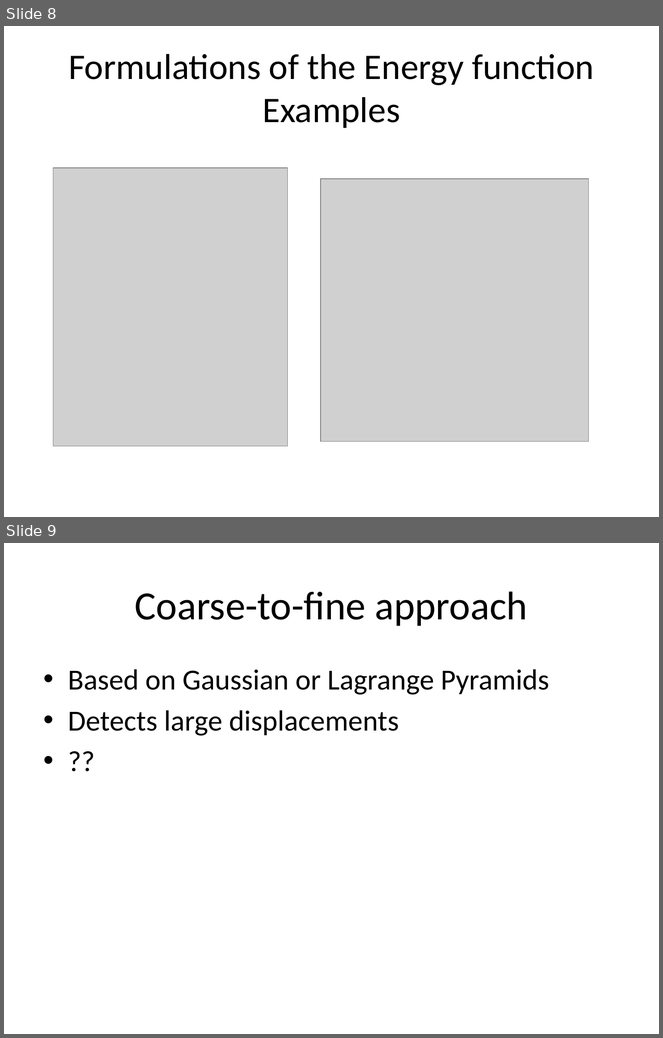
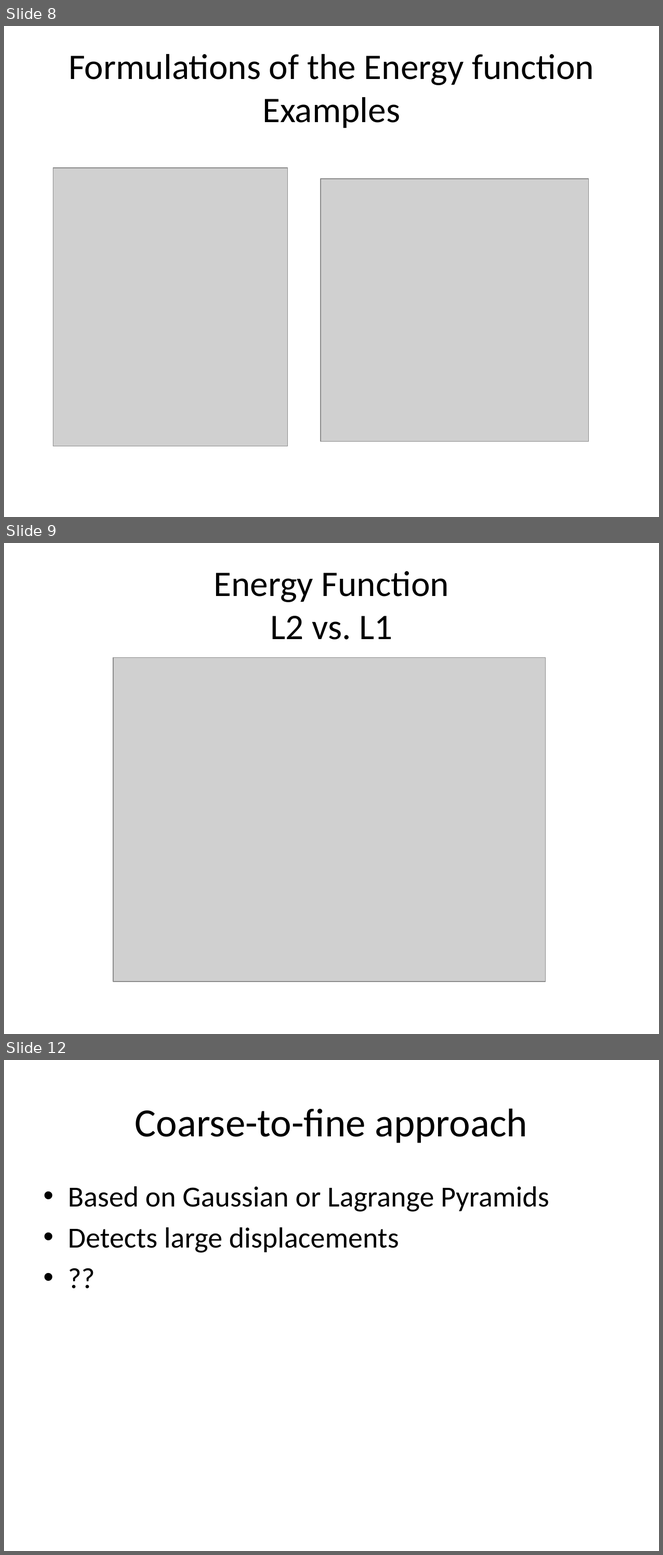
Before and after one commit to lmotioc/DocOF, a slide deck: New Microsoft PowerPoint Presentation.pptx. Shown one above the other, each under a label of ours: slides 8 and 9 before the commit, slides 8, 9 and 12 after it; the slides between them are not shown. The pictures are 663x1038 and 663x1555 pixels, drawn with LibreOffice and Linux fonts; fonts in the diff are those of the drawing; grey boxes stand for pictures. Boxes give left, top, right and bottom in pixels: in the first picture for what was removed or moved away, otherwise in the second. Text is boxed around its words. In the diff, an @@ line names an element or a change of style, - is before the commit and + after.

```diff
--- a/New Microsoft PowerPoint Presentation.pptx
+++ b/New Microsoft PowerPoint Presentation.pptx
@@ slide 9 added at [4,543,659,1034], background #FFFFFF @@
@@ title added at [214,571,449,640], 39.6 pt, text #000000 @@
+Energy Function
+L2 vs. L1
@@ picture added at [113,657,546,982] @@
@@ what was slide 9 is now slide 12 @@
```
Also in this commit, not shown: 1 slide changed, 2 other slides added.
